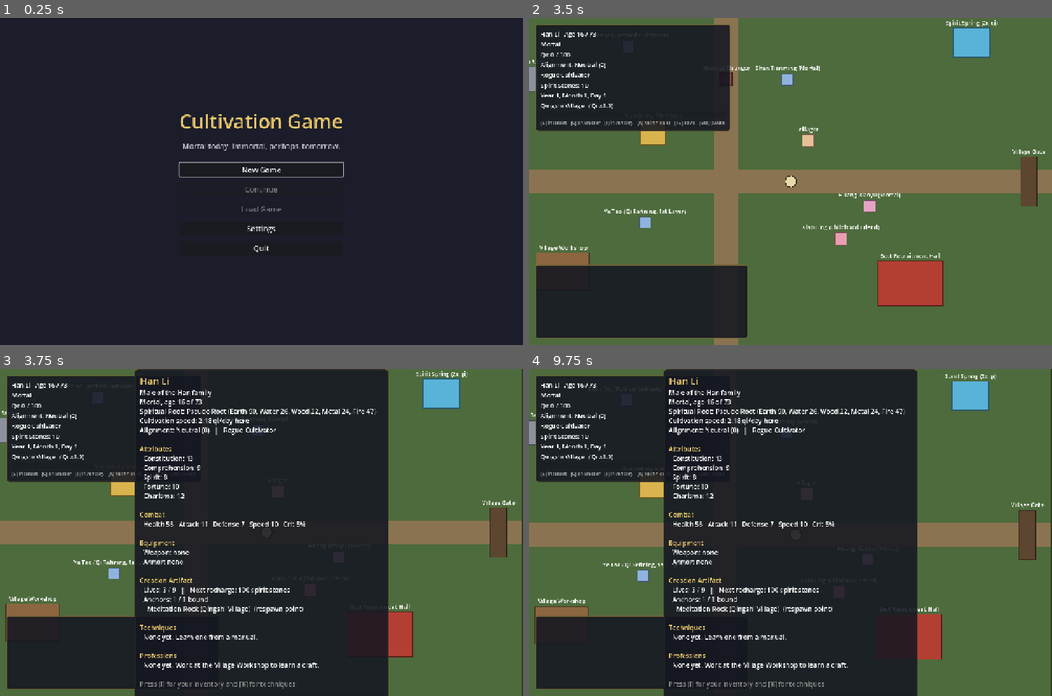
Above: before the commit, frames 1-4 (two rows, left to right).
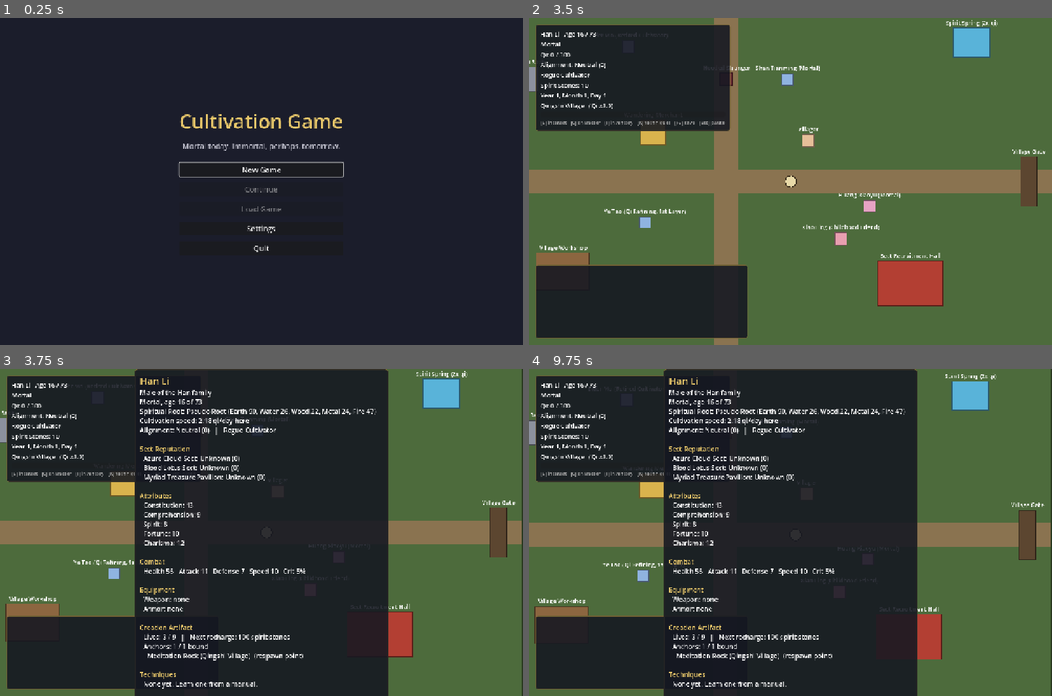
Above: after the commit, the same moments.

Repository: samridghimire/cultivation-game
Game: Godot game, scene res://src/ui/main_menu.tscn
Two runs of this game, one before a commit and one after it. Both use one fixed random seed, a clock stepped at 60 frames per second and the inputs below.
Inputs (mouse positions are in pixels of both pictures, inside the frame that each line leads up to):
- Up to frame 1 (0.25 s): no input
- Up to frame 2 (3.5 s): click "New Game" at 0.5 s; click "Begin" at 1.25 s; tap Enter at 2 s; move the mouse to (905, 165) at 2.02 s; hold D (move_right) 2.03-2.75 s; hold E (interact) 2.03-2.75 s; click (905, 165) at 2.17 s; drag from (685, 197) to (539, 80) at 2.77 s
- Up to frame 3 (3.75 s): move the mouse to (313, 460) at 3.52 s; hold D (move_right) from 3.53 s (still down); hold E (interact) from 3.53 s (still down); tap C (toggle_character_sheet) at 3.6 s
- Up to frame 4 (9.75 s): release D (move_right) at 4.25 s; release E (interact) at 4.25 s; drag from (764, 597) to (910, 633) at 4.27 s; move the mouse to (947, 581) at 5.02 s; hold A (move_left) 5.03-5.75 s; hold E (interact) 5.03-5.75 s; drag from (633, 483) to (560, 624) at 5.77 s; move the mouse to (816, 532) at 6.52 s; hold S (move_down) 6.53-7.25 s; hold E (interact) 6.53-7.25 s; tap C (toggle_character_sheet) at 6.6, 9.6 s; click (816, 532) at 6.67 s; drag from (712, 450) to (837, 548) at 7.27 s; tap Space at 8 s; move the mouse to (905, 516) at 8.02 s; hold W (move_up) 8.03-8.75 s; hold E (interact) 8.03-8.75 s; drag from (685, 548) to (727, 418) at 8.77 s; move the mouse to (842, 460) at 9.52 s; hold S (move_down) from 9.53 s (still down); hold E (interact) from 9.53 s (still down)

Frames 1-2 are identical in both runs. In frame 3, 4.0% of the frame differs, in the area x 26-61%, y 23-98%; in frame 4, 4.0%.

Commit message:
[G-009b] Show sect reputation and faction prices
Co-Authored-By: Claude <noreply@anthropic.com>
Claude-Session: https://claude.ai/code/session_01AGuH8wEreYHLqwCqCMVcah

Diff:
--- a/src/ui/character_sheet.gd
+++ b/src/ui/character_sheet.gd
@@ -1,6 +1,6 @@
 class_name CharacterSheet
 extends PanelContainer
-## Modal character overview: identity and family, attributes, roots and
+## Modal character overview: identity and family, sect reputation, attributes, roots and
 ## professions, and equipped gear with Unequip buttons. Items live in
 ## InventoryScreen. Old saves without a gender get a one-time gender picker here.
 
@@ -95,7 +95,10 @@
 		for line in family:
 			t += "  %s\n" % line
 		t += "\n"
-	t += "[color=#%s]Attributes[/color]\n" % accent
+	t += "[color=#%s]Sect Reputation[/color]\n" % accent
+	for line in Reputation.describe(p, data):
+		t += "  %s\n" % line
+	t += "\n[color=#%s]Attributes[/color]\n" % accent
 	for attr in data.attributes:
 		t += "  %s: %d\n" % [attr["name"], p.attribute(attr["id"])]
 	var stats := Combat.stats(p, data)
--- a/src/world/interactables/merchant.gd
+++ b/src/world/interactables/merchant.gd
@@ -20,12 +20,15 @@
 	if refusal != "":
 		options.append({"label": refusal, "action": Callable(), "disabled": true})
 		return options
+	var price_note := ""
+	if not is_equal_approx(Reputation.price_multiplier(GameState.player, data, faction), 1.0):
+		price_note = " (%s price)" % Reputation.tier_name(GameState.player, data, faction)
 	for item: Dictionary in data.items.values():
 		if not Items.merchant_sells(data, item, stock_tags, max_price):
 			continue
 		var price := Reputation.buy_price(GameState.player, data, item["id"], faction)
 		options.append({
-			"label": "Buy %s (%d spirit stones)" % [item["name"], price],
+			"label": "Buy %s (%d spirit stones)%s" % [item["name"], price, price_note],
 			"action": GameState.buy_item.bind(item["id"], faction),
 			"disabled": GameState.player.item_count("spirit_stone") < price,
 			"keep_open": true,
--- /dev/null
+++ b/tests/unit/test_reputation_ui.gd
@@ -0,0 +1,44 @@
+extends TestCase
+## G-009b: sect reputation on the character sheet and tier prices at faction merchants.
+
+const FACTION := "myriad_treasure_pavilion"
+
+
+func _root() -> Node:
+	return (Engine.get_main_loop() as SceneTree).root
+
+
+func _buy_labels(merchant: Node) -> Array:
+	return merchant.get_options().map(func(o: Dictionary) -> String: return o["label"]).filter(func(l: String) -> bool: return l.begins_with("Buy "))
+
+
+func test_faction_merchant_labels_show_reputation_price() -> void:
+	var gs: Node = _root().get_node("GameState")
+	gs.start_session(CharacterFactory.create("Trader", gs.data, seeded_rng()))
+	var merchant: Node = load("res://src/world/interactables/merchant.gd").new()
+	merchant.faction = FACTION
+	var labels := _buy_labels(merchant)
+	assert_gt(labels.size(), 0)
+	for label: String in labels:
+		assert_false(label.contains(" price)"), "neutral standing has no note: %s" % label)
+	Reputation.change(gs.player, gs.data, FACTION, 350)
+	labels = _buy_labels(merchant)
+	assert_true(String(labels[0]).ends_with("(Honored price)"), labels[0])
+	merchant.faction = ""
+	assert_false(String(_buy_labels(merchant)[0]).contains(" price)"), "unaffiliated merchants ignore reputation")
+	merchant.free()
+	gs.end_session()
+
+
+func test_character_sheet_lists_sect_reputation() -> void:
+	var gs: Node = _root().get_node("GameState")
+	gs.start_session(CharacterFactory.create("Known", gs.data, seeded_rng()))
+	Reputation.change(gs.player, gs.data, FACTION, 350)
+	var sheet := CharacterSheet.new()
+	sheet._rebuild()
+	var text := String(sheet._text.text)
+	assert_true(text.contains("Sect Reputation"), text)
+	for line in Reputation.describe(gs.player, gs.data):
+		assert_true(text.contains(line), line)
+	sheet.free()
+	gs.end_session()
Not shown, added: tests/unit/test_reputation_ui.gd.uid
Not shown, changed: docs/BACKLOG.md
Not shown, changed: docs/CHANGELOG.md
